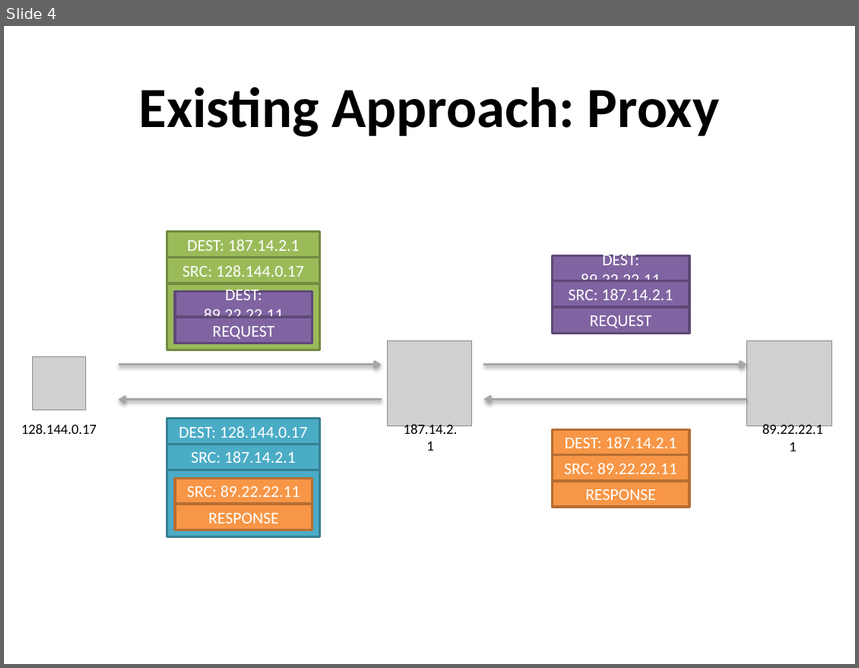
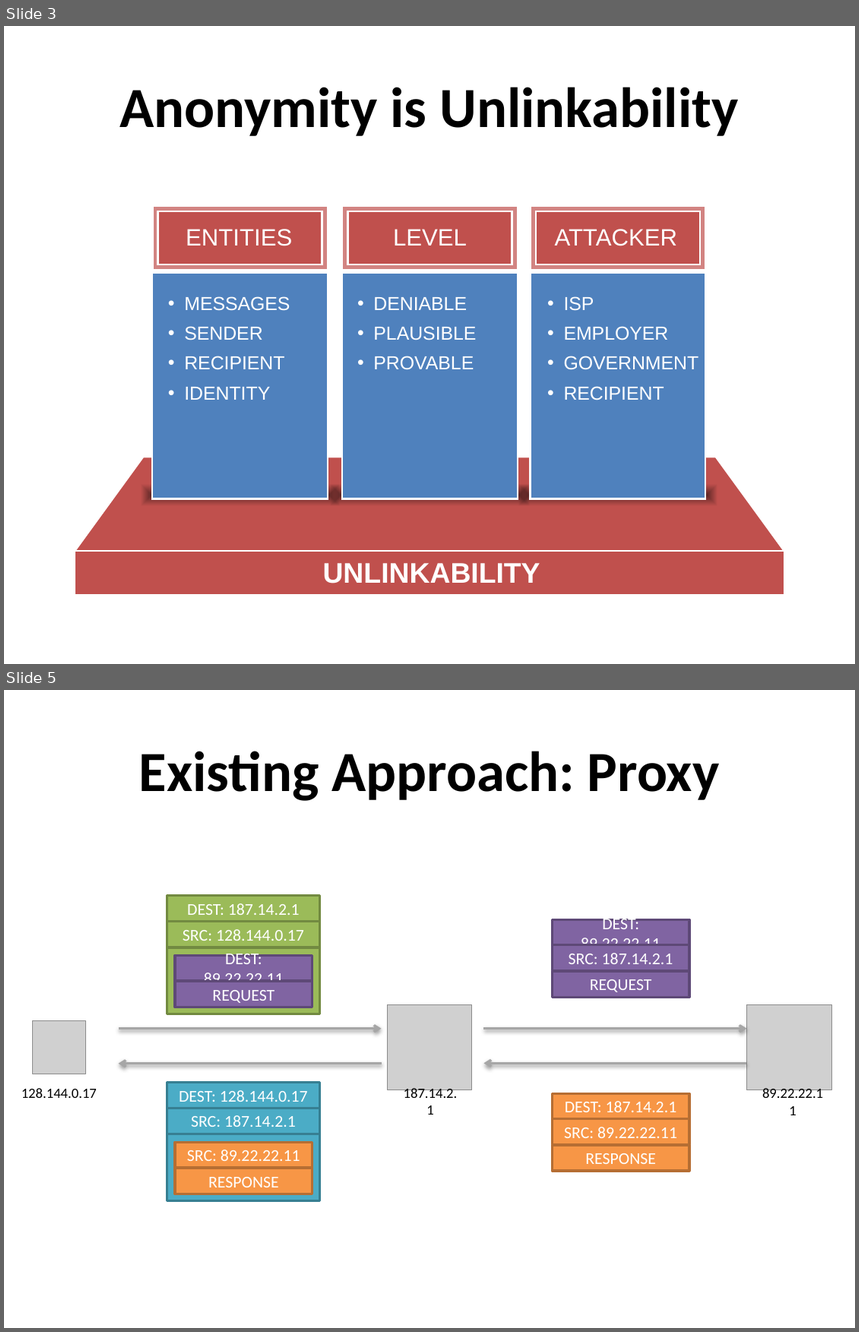
Before and after one commit to nfeltman/XIAnon, a slide deck: Presentation/Anonymity In XIA.pptx. Shown one above the other, each under a label of ours: slide 4 before the commit, slides 3 and 5 after it; the slides between them are not shown. The pictures are 859x668 and 859x1332 pixels, drawn with LibreOffice and Linux fonts; fonts in the diff are those of the drawing; grey boxes stand for pictures. Boxes give left, top, right and bottom in pixels: in the first picture for what was removed or moved away, otherwise in the second. Text is boxed around its words. In the diff, an @@ line names an element or a change of style, - is before the commit and + after.

```diff
--- a/Presentation/Anonymity In XIA.pptx
+++ b/Presentation/Anonymity In XIA.pptx
@@ slide 3 added at [4,26,855,664], background #FFFFFF @@
@@ title added at [120,87,738,136], 48 pt, text #000000, bold @@
+Anonymity is Unlinkability
@@ rectangle added at [152,205,328,270], fill #C0504D at 70% opacity, outline #FFFFFF 1.5 pt @@
@@ rectangle added at [342,205,517,270], fill #C0504D at 70% opacity, outline #FFFFFF 1.5 pt @@
@@ rectangle added at [530,205,705,270], fill #C0504D at 70% opacity, outline #FFFFFF 1.5 pt @@
@@ rectangle added at [158,211,322,265], fill #C0504D, outline #FFFFFF 1.5 pt @@
@@ text added at [186,229,292,246], 20 pt, text #FFFFFF @@
+ENTITIES
@@ rectangle added at [348,211,512,265], fill #C0504D, outline #FFFFFF 1.5 pt @@
@@ text added at [393,229,467,246], 20 pt, text #FFFFFF @@
+LEVEL
@@ rectangle added at [536,211,700,265], fill #C0504D, outline #FFFFFF 1.5 pt @@
@@ text added at [555,229,678,246], 20 pt, text #FFFFFF @@
+ATTACKER
@@ rectangle added at [152,273,328,499], fill #4F81BD, outline #FFFFFF 1.5 pt @@
@@ rectangle added at [342,273,517,499], fill #4F81BD, outline #FFFFFF 1.5 pt @@
@@ rectangle added at [530,273,705,499], fill #4F81BD, outline #FFFFFF 1.5 pt @@
@@ text added at [184,297,290,400], 16 pt, text #FFFFFF @@
+• MESSAGES
+• SENDER
+• RECIPIENT
+• IDENTITY
@@ text added at [373,297,476,370], 16 pt, text #FFFFFF @@
+• DENIABLE
+• PLAUSIBLE
+• PROVABLE
@@ text added at [564,297,699,401], 16 pt, text #FFFFFF @@
+• ISP
+• EMPLOYER
+• GOVERNMENT
+• RECIPIENT
@@ freeform shape added at [75,457,785,551], fill #C0504D, outline #FFFFFF 1.5 pt @@
@@ rectangle added at [141,485,339,506], fill gradient #000000 @@
@@ rectangle added at [331,485,529,506], fill gradient #000000 @@
@@ rectangle added at [519,485,718,506], fill gradient #000000 @@
@@ rectangle added at [75,551,785,595], fill #C0504D, outline #FFFFFF 1.5 pt @@
@@ text added at [323,563,541,584], 24 pt, text #FFFFFF, bold @@
+UNLINKABILITY
@@ what was slide 4 is now slide 5 @@
```
Also in this commit, not shown: 5 slides changed, 4 other slides added, 2 slides removed.
